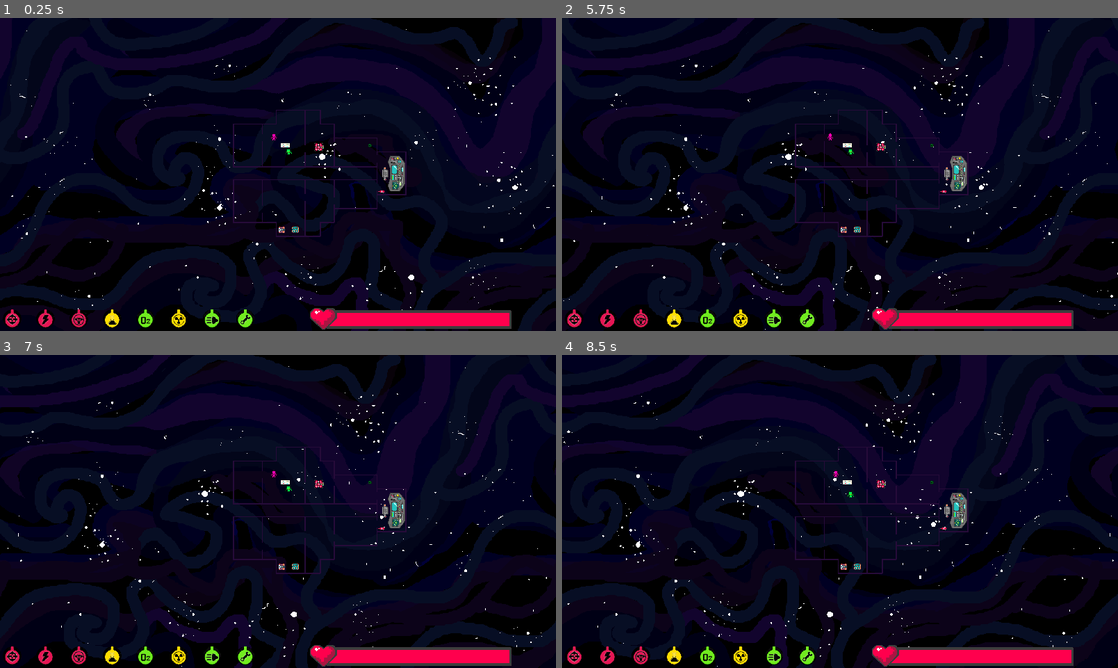
Above: before the commit, frames 1-4 (two rows, left to right).
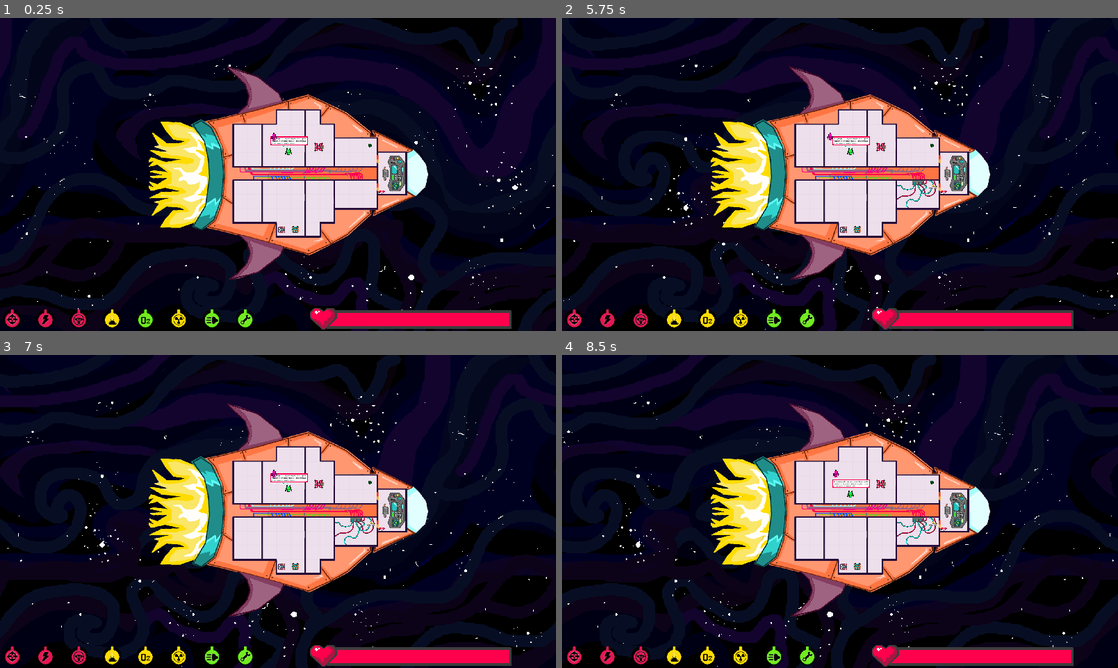
Above: after the commit, the same moments.

Repository: feargrinn/cyberiada2024
Game: Godot game, scene res://scenes/key_scenes/game.tscn
Same seed, same stepped clock (60 frames per second), same inputs: the game is played once before the commit and once after it.
Inputs:
- Up to frame 1 (0.25 s): no input
- Up to frame 2 (5.75 s): tap Enter (interact_B) at 0.5 s; tap S (A_dol) at 0.6 s; tap W (A_gora) at 1.35 s; tap A (A_lewo) at 2.1 s; tap D (A_prawo) at 2.85 s; tap Down (B_dol) at 3.6 s; tap Up (B_gora) at 4.35 s; tap Left (B_lewo) at 5.1 s
- Up to frame 3 (7 s): tap Right (B_prawo) at 5.85 s; tap Space (interact_A) at 6.6 s
- Up to frame 4 (8.5 s): tap Enter (interact_B) at 7.35 s; tap S (A_dol) at 8.1 s

The runs differ from the first frame. In frame 1, 17% of the frame differs, in the area x 26-78%, y 15-84%; in frame 2, 17%; in frame 3, 17%; in frame 4, 17%, in the area x 24-78%, y 15-99%.

Commit message:
kbaleel
yutycgvhjdtjefgsnm

Diff:
--- a/scenes/key_scenes/characterA.tscn
+++ b/scenes/key_scenes/characterA.tscn
@@ -1,7 +1,8 @@
-[gd_scene load_steps=4 format=3 uid="uid://bsadwdkvdmcp1"]
+[gd_scene load_steps=5 format=3 uid="uid://bsadwdkvdmcp1"]
 
 [ext_resource type="Script" path="res://scripts/character_b.gd" id="1_2jbyr"]
 [ext_resource type="Texture2D" uid="uid://dan673ue0vlph" path="res://textures/postacie/wobot1_sprite_32x32.png" id="2_eer25"]
+[ext_resource type="Texture2D" uid="uid://cyewabnyy5jch" path="res://textures/pop_up.png" id="3_2amcu"]
 
 [sub_resource type="CircleShape2D" id="CircleShape2D_ltdfg"]
 
@@ -14,3 +15,19 @@
 
 [node name="Sprite2D" type="Sprite2D" parent="."]
 texture = ExtResource("2_eer25")
+
+[node name="popup" type="Sprite2D" parent="."]
+position = Vector2(1.35937, -32.875)
+scale = Vector2(0.311235, 0.315104)
+texture = ExtResource("3_2amcu")
+
+[node name="Label" type="Label" parent="popup"]
+z_index = 1
+offset_left = -193.935
+offset_top = -32.1322
+offset_right = 201.065
+offset_bottom = 68.8678
+theme_override_colors/font_color = Color(0, 0, 0, 1)
+theme_override_font_sizes/font_size = 13
+text = "Słuchaj maszyno… Chciałbym cię przeprosić. Wiesz… wynikło między nami małe nieporozumienie, ale to przecież drobiazg w gruncie rzeczy. Ja nie miałem zamiaru…"
+autowrap_mode = 2
--- a/scenes/key_scenes/game.tscn
+++ b/scenes/key_scenes/game.tscn
@@ -1,9 +1,10 @@
-[gd_scene load_steps=29 format=4 uid="uid://dr6pjruspb74u"]
+[gd_scene load_steps=34 format=4 uid="uid://dr6pjruspb74u"]
 
 [ext_resource type="Texture2D" uid="uid://dtwgxia2w7r64" path="res://textures/background_stars.png" id="1_0hcai"]
 [ext_resource type="Script" path="res://scripts/game.gd" id="1_mhe3d"]
 [ext_resource type="FontFile" uid="uid://cvka4xpwf0gfv" path="res://font/Pixelify_Sans/static/PixelifySans-Regular.ttf" id="1_orwdl"]
 [ext_resource type="PackedScene" uid="uid://bsadwdkvdmcp1" path="res://scenes/key_scenes/characterA.tscn" id="3_l4nfy"]
+[ext_resource type="Texture2D" uid="uid://d3rn03v0ii6x5" path="res://textures/ship1.png" id="4_1nbvs"]
 [ext_resource type="Texture2D" uid="uid://d2qohk16bplma" path="res://textures/tilemap/tilemap.png" id="4_cmho3"]
 [ext_resource type="Script" path="res://scripts/character_a.gd" id="4_y8s4w"]
 [ext_resource type="PackedScene" uid="uid://bskyjnmvgga3m" path="res://scenes/key_scenes/characterB.tscn" id="5_uwlxt"]
@@ -25,6 +26,8 @@
 [ext_resource type="Texture2D" uid="uid://yraqxdibqe5u" path="res://textures/Symbole GUI statku/CisnienieGood.png" id="19_1n7c5"]
 [ext_resource type="Texture2D" uid="uid://bevjoqxs7fevx" path="res://textures/Symbole GUI statku/SilnikGood.png" id="20_pm5kd"]
 [ext_resource type="Texture2D" uid="uid://bfp71nnbeoe54" path="res://textures/pasek_zycia3.png" id="25_at555"]
+[ext_resource type="Texture2D" uid="uid://75nqcal7il3d" path="res://textures/kabele.png" id="27_3apdw"]
+[ext_resource type="Script" path="res://scenes/key_scenes/kabele.gd" id="28_yrode"]
 
 [sub_resource type="Theme" id="Theme_uob01"]
 resource_name = "default_theme"
@@ -70,6 +73,24 @@
 physics_layer_0/collision_layer = 1
 sources/0 = SubResource("TileSetAtlasSource_2upoi")
 
+[sub_resource type="SpriteFrames" id="SpriteFrames_q4mcq"]
+animations = [{
+"frames": [{
+"duration": 1.0,
+"texture": ExtResource("27_3apdw")
+}],
+"loop": true,
+"name": &"broke",
+"speed": 5.0
+}, {
+"frames": [],
+"loop": true,
+"name": &"non-vroke",
+"speed": 5.0
+}]
+
+[sub_resource type="RectangleShape2D" id="RectangleShape2D_qrbi7"]
+
 [node name="gui" type="MarginContainer"]
 anchors_preset = 15
 anchor_right = 1.0
@@ -77,9 +98,11 @@
 grow_horizontal = 2
 grow_vertical = 2
 theme = SubResource("Theme_uob01")
+metadata/_edit_lock_ = true
 
 [node name="game" type="Node2D" parent="."]
 script = ExtResource("1_mhe3d")
+metadata/_edit_lock_ = true
 
 [node name="ShipRef" type="TextureRect" parent="game"]
 visible = false
@@ -96,15 +119,23 @@
 offset_right = 1932.0
 offset_bottom = 1086.0
 
+[node name="Ship1" type="Sprite2D" parent="game"]
+position = Vector2(998, 534)
+scale = Vector2(0.99, 0.99)
+texture = ExtResource("4_1nbvs")
+metadata/_edit_lock_ = true
+
 [node name="Parallax2D" type="Parallax2D" parent="game"]
 repeat_size = Vector2(1920, 0)
 autoscroll = Vector2(-60, 0)
+metadata/_edit_lock_ = true
 
 [node name="TextureRect" type="TextureRect" parent="game/Parallax2D"]
 z_index = -1
 offset_right = 1920.0
 offset_bottom = 1080.0
 texture = ExtResource("1_0hcai")
+metadata/_edit_lock_ = true
 
 [node name="TileMapLayer" type="TileMapLayer" parent="game"]
 tile_map_data = PackedByteArray("AAAtABQAAQAMAAIAAAAtABUAAQAMAAIAAAAtABYAAQAMAAIAAAAtABcAAQAMAAIAAAAtABgAAQAMAAIAAAAtAB …(18288 unchanged characters)…
@@ -173,6 +204,7 @@
 theme_override_constants/margin_top = 42
 theme_override_constants/margin_right = 42
 theme_override_constants/margin_bottom = 42
+metadata/_edit_lock_ = true
 
 [node name="HBoxContainer" type="HBoxContainer" parent="MarginContainer"]
 layout_mode = 2
@@ -253,3 +285,18 @@
 offset_right = 343.0
 offset_bottom = 28.0
 color = Color(1, 0, 0.301961, 1)
+
+[node name="kable" type="Area2D" parent="."]
+position = Vector2(1229, 608)
+rotation = -3.14159
+script = ExtResource("28_yrode")
+
+[node name="Kabele" type="AnimatedSprite2D" parent="kable"]
+sprite_frames = SubResource("SpriteFrames_q4mcq")
+animation = &"non-vroke"
+flip_h = true
+
+[node name="CollisionShape2D" type="CollisionShape2D" parent="kable"]
+position = Vector2(1229, 608)
+rotation = 3.14159
+shape = SubResource("RectangleShape2D_qrbi7")
--- /dev/null
+++ b/scenes/key_scenes/kabele.gd
@@ -0,0 +1,20 @@
+extends Area2D
+
+
+# Called when the node enters the scene tree for the first time.
+func _ready() -> void:
+	var timer = Timer.new()
+	add_child(timer)
+	timer.start(randf_range(1,5))
+	timer.connect("timeout", timeout)
+
+
+# Called every frame. 'delta' is the elapsed time since the previous frame.
+func _process(delta: float) -> void:
+	pass
+
+func timeout():
+	$Kabele.animation = "broke"
+
+func interact():
+	$Kabele.animation = "non-vroke"
--- a/scenes/smaller_scenes/valve.tscn
+++ b/scenes/smaller_scenes/valve.tscn
@@ -27,6 +27,3 @@
 
 [node name="AudioStreamPlayer2" type="AudioStreamPlayer" parent="."]
 stream = ExtResource("5_1fign")
-
-[connection signal="body_entered" from="." to="." method="_on_body_entered"]
-[connection signal="body_exited" from="." to="." method="_on_body_exited"]
--- a/scenes/smaller_scenes/wrench.tscn
+++ b/scenes/smaller_scenes/wrench.tscn
@@ -28,6 +28,3 @@
 
 [node name="AudioStreamPlayer2" type="AudioStreamPlayer" parent="."]
 stream = ExtResource("5_ofk8w")
-
-[connection signal="body_entered" from="." to="." method="_on_body_entered"]
-[connection signal="body_exited" from="." to="." method="_on_body_exited"]
--- a/scripts/character_b.gd
+++ b/scripts/character_b.gd
@@ -20,6 +20,7 @@
 	else:
 		velocity.y = move_toward(velocity.y, 0, SPEED)
 	move_and_slide()
+
 #print(self.get_collider())
 # checks if player collides with interactable areas, interacts if
 func try_to_interact():
--- a/scripts/game.gd
+++ b/scripts/game.gd
@@ -5,6 +5,19 @@
 
 func _ready() -> void:
 	$"AudioStreamPlayer".play()
+	Globals.urgency = 1.0 #goes down
+	Globals.overall_health = 100
+
+#dużo statystyk varowych (0-100)
+	Globals.cisnienie = 10
+	Globals.energia = 20
+	Globals.kokpit = 30
+	Globals.lab = 40
+	Globals.o2 = 100
+	Globals.reaktor = 60
+	Globals.silnik = 70
+	Globals.workshop = 80
+
 
 func _process(_delta: float) -> void:
 	if Input.is_action_just_released("ui_cancel"):
@@ -53,7 +66,7 @@
 			#prosze o zignorowanie poprzednich dwoch komentarzy. były one nie na miejscu jak xle wysuniete linijki kodu
 			pass
 	Globals.urgency += 0.01
-	Globals.o2 -= 0.01
+	Globals.o2 -= 0.1
 	#print(Globals.o2)
 	$"../MarginContainer/HBoxContainer/Control/Sprite2D/ColorRect".size.x = 645 * Globals.overall_health/100
 	if Globals.overall_health <= 0:
--- a/scripts/wrench.gd
+++ b/scripts/wrench.gd
@@ -1,5 +1,7 @@
 extends Area2D
-
+func _ready() -> void:
+	connect("body_entered",swiatlo)
+	connect("body_exited",nie)
 func interact(player: Node2D) -> void:
 	var sprite = get_node_or_null("sprite")
 	if sprite and not player.get_node_or_null("sprite"):
@@ -12,3 +14,8 @@
 		if(sprite != null):
 			player.remove_child(sprite)
 			add_child(sprite)
+func swiatlo(body = null):
+	if body.name != "TileMapLayer":
+		get_node_or_null("sprite").modulate= Color("125aff")
+func nie(_body = null):
+	get_node_or_null("sprite").modulate= Color("ffffff")
Not shown, added: textures/ship1.png.import
Not shown, changed: gamejam_working.pck
